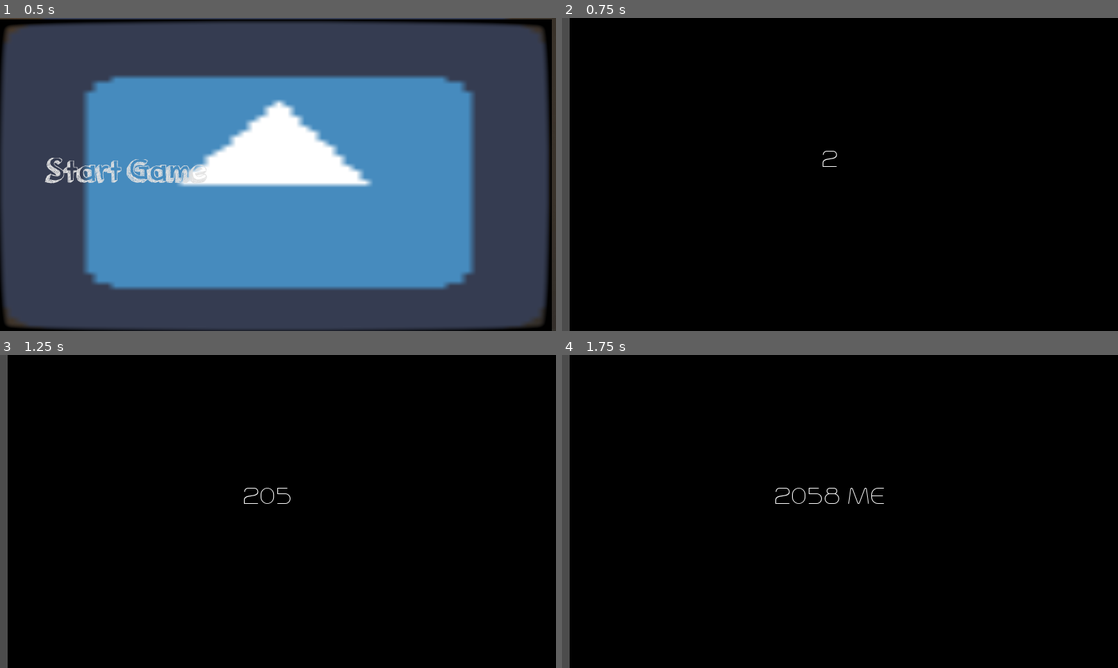
Above: before the commit, frames 1-4 (two rows, left to right).
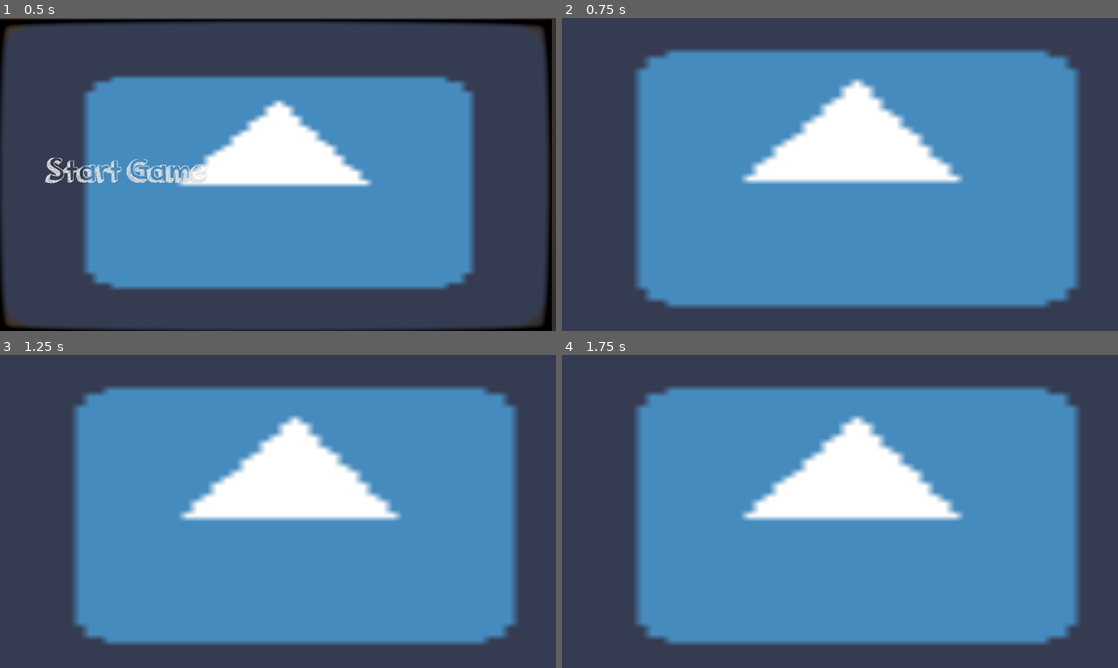
Above: after the commit, the same moments.

Repository: GaEsRaRe/UPCGameJam2018
Game: Godot game, scene res://Scenes/MainMenu.tscn
Same seed, same stepped clock (60 frames per second), same inputs: the game is played once before the commit and once after it. The engine's default icon, where the game draws it, is replaced by a stand-in: a white triangle on a blue panel in a dark square.
Inputs:
- Up to frame 1 (0.5 s): no input
- Up to frame 2 (0.75 s): click "Start Game" at 0.5 s
- Up to frame 3 (1.25 s): no input
- Up to frame 4 (1.75 s): hold Right (ui_right) from 1.28 s (still down); tap Up (ui_up) at 1.52 s

Frame 1 is identical in both runs. In frame 2, 99% of the frame differs, in the area x 1-100%, y 0-100%; in frame 3, 99%; in frame 4, 99%.

Commit message:
Dat
Dat

Diff:
--- a/Assets/Screen.tscn
+++ b/Assets/Screen.tscn
@@ -109,7 +109,7 @@
 texture = ExtResource( 1 )
 expand = true
 stretch_mode = 0
-_sections_unfolded = [ "Rect", "Visibility" ]
+_sections_unfolded = [ "Material", "Rect", "Visibility" ]
 
 [node name="CRTFrame" type="TextureRect" parent="." index="0"]
 
--- a/Scenes/Opening.tscn
+++ b/Scenes/Opening.tscn
@@ -1,7 +1,8 @@
-[gd_scene load_steps=6 format=2]
+[gd_scene load_steps=9 format=2]
 
 [ext_resource path="res://blacground.png" type="Texture" id=1]
 [ext_resource path="res://Fonts/trench100free.ttf" type="DynamicFontData" id=2]
+[ext_resource path="res://icon.png" type="Texture" id=3]
 
 [sub_resource type="GDScript" id=1]
 
@@ -28,7 +29,95 @@
 font_data = ExtResource( 2 )
 _sections_unfolded = [ "Font", "Settings" ]
 
-[sub_resource type="Animation" id=3]
+[sub_resource type="Shader" id=3]
+
+code = "shader_type canvas_item;
+
+uniform float screen_width = 1024;
+uniform float screen_height = 600;
+
+// Curvature
+uniform float BarrelPower =2.1;
+// Color bleeding
+uniform float color_bleeding = 0.64;
+uniform float bleeding_range_x = 1.5;
+uniform float bleeding_range_y = 1;
+// Scanline
+uniform float lines_distance = 4.0;
+uniform float scan_size = 4.0;
+uniform float scanline_alpha = 0.4;
+uniform float lines_velocity = 20.0;
+vec2 distort(vec2 p)
+{
+
+	float angle = p.y / p.x;
+	float theta = atan(p.y,p.x);
+	float radius = pow(length(p), BarrelPower);
+
+	p.x = radius * cos(theta);
+	p.y = radius * sin(theta);
+
+	return 0.5 * (p + vec2(1.0,1.0));
+}
+
+void get_color_bleeding(inout vec4 current_color,inout vec4 color_left){
+
+	current_color = current_color*vec4(color_bleeding,0.5,0.25,1);
+	color_left = color_left*vec4(0.0,0.8,color_bleeding,1);
+}
+
+void get_color_scanline(vec2 uv,inout vec4 c,float TIME){
+	float line_row = floor((uv.y * screen_height/scan_size) + mod(TIME*lines_velocity, lines_distance));
+
+	float n = 1.0 - ceil((mod(line_row,lines_distance)/lines_distance));
+
+	c = c - n*c*(1.0 - scanline_alpha);
+	c.a = 1.0;
+
+}
+
+void fragment()
+{
+
+vec2 xy = SCREEN_UV * 2.0;
+xy.x -= 1.0;
+xy.y -= 1.0;
+
+float d = length(xy);
+if(d < 1.5){
+	xy = distort(xy);
+}
+else{
+	xy = SCREEN_UV;
+}
+
+float pixel_size_x = 1.0/screen_width*bleeding_range_x;
+float pixel_size_y = 1.0/screen_height*bleeding_range_y;
+vec4 color_left = texture(SCREEN_TEXTURE,SCREEN_UV - vec2(pixel_size_x, pixel_size_y));
+vec4 current_color = texture(SCREEN_TEXTURE,SCREEN_UV);
+get_color_bleeding(current_color,color_left);
+vec4 c = current_color+color_left;
+get_color_scanline(xy,c,TIME);
+COLOR = c;
+
+}"
+
+[sub_resource type="ShaderMaterial" id=4]
+
+render_priority = 0
+shader = SubResource( 3 )
+shader_param/screen_width = null
+shader_param/screen_height = null
+shader_param/BarrelPower = null
+shader_param/color_bleeding = null
+shader_param/bleeding_range_x = null
+shader_param/bleeding_range_y = null
+shader_param/lines_distance = null
+shader_param/scan_size = null
+shader_param/scanline_alpha = null
+shader_param/lines_velocity = null
+
+[sub_resource type="Animation" id=5]
 
 length = 8.0
 loop = false
@@ -96,7 +185,7 @@
 "values": [ false, false, true ]
 }
 
-[node name="Node2D" type="Node2D"]
+[node name="Node2D" type="Node2D" index="0"]
 
 script = SubResource( 1 )
 _sections_unfolded = [ "Transform" ]
@@ -129,8 +218,8 @@
 
 [node name="blacground" type="Sprite" parent="Camera2D" index="0"]
 
-position = Vector2( 40.1585, -22.09 )
-scale = Vector2( 2.17122, 2.52572 )
+position = Vector2( -5.19775, -24.7959 )
+scale = Vector2( 2.60715, 2.9688 )
 texture = ExtResource( 1 )
 
 [node name="Label2" type="Label" parent="Camera2D" index="1"]
@@ -206,13 +295,35 @@
 
 [node name="Sprite" type="Sprite" parent="Camera2D" index="4"]
 
-[node name="AnimationPlayer" type="AnimationPlayer" parent="Camera2D" index="5"]
+[node name="TextureRect" type="TextureRect" parent="Camera2D" index="5"]
+
+material = SubResource( 4 )
+anchor_left = 0.0
+anchor_top = 0.0
+anchor_right = 0.0
+anchor_bottom = 0.0
+margin_left = -1036.0
+margin_top = -672.0
+margin_right = 1121.0
+margin_bottom = 639.0
+rect_pivot_offset = Vector2( 0, 0 )
+rect_clip_content = false
+mouse_filter = 1
+mouse_default_cursor_shape = 0
+size_flags_horizontal = 1
+size_flags_vertical = 1
+texture = ExtResource( 3 )
+expand = true
+stretch_mode = 0
+_sections_unfolded = [ "Material" ]
+
+[node name="AnimationPlayer" type="AnimationPlayer" parent="Camera2D" index="6"]
 
 root_node = NodePath("..")
 autoplay = ""
 playback_process_mode = 1
 playback_default_blend_time = 0.0
 playback_speed = 1.0
-anims/Opening = SubResource( 3 )
+anims/Opening = SubResource( 5 )
 blend_times = [  ]
 _sections_unfolded = [ "Playback Options" ]
